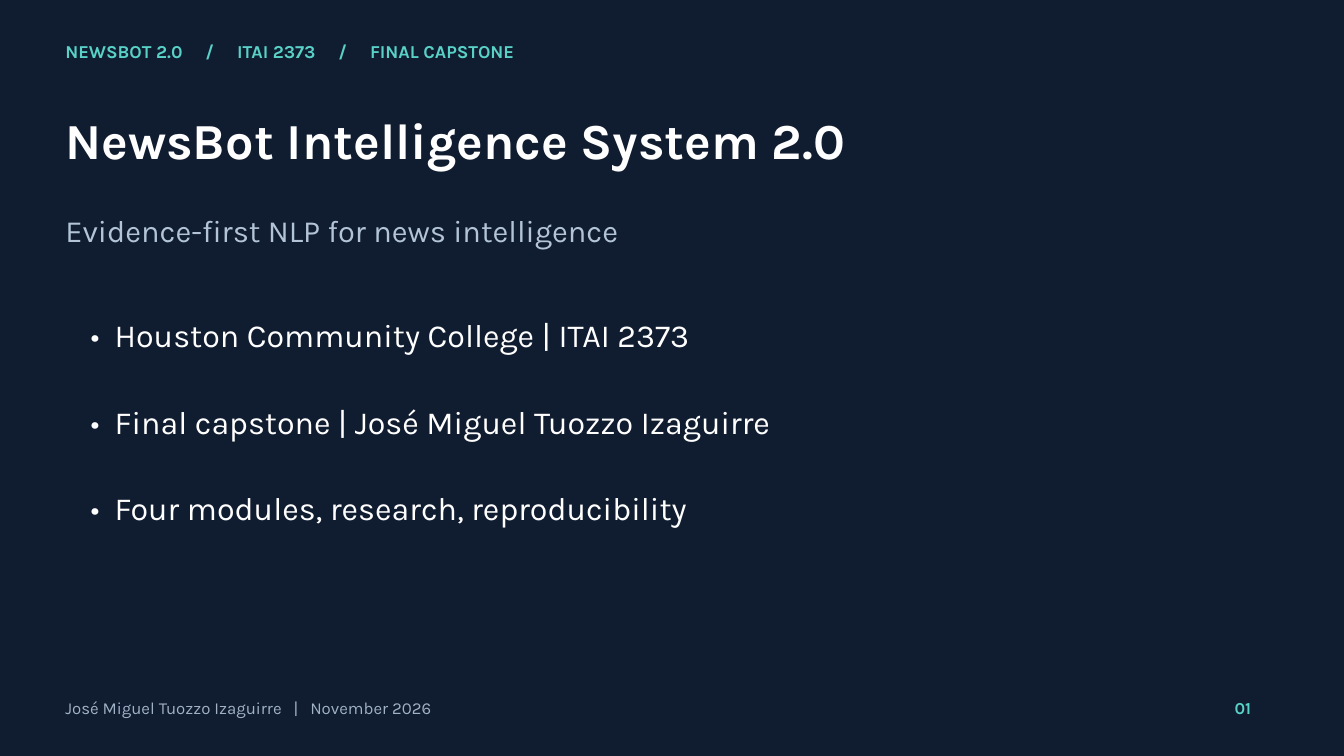
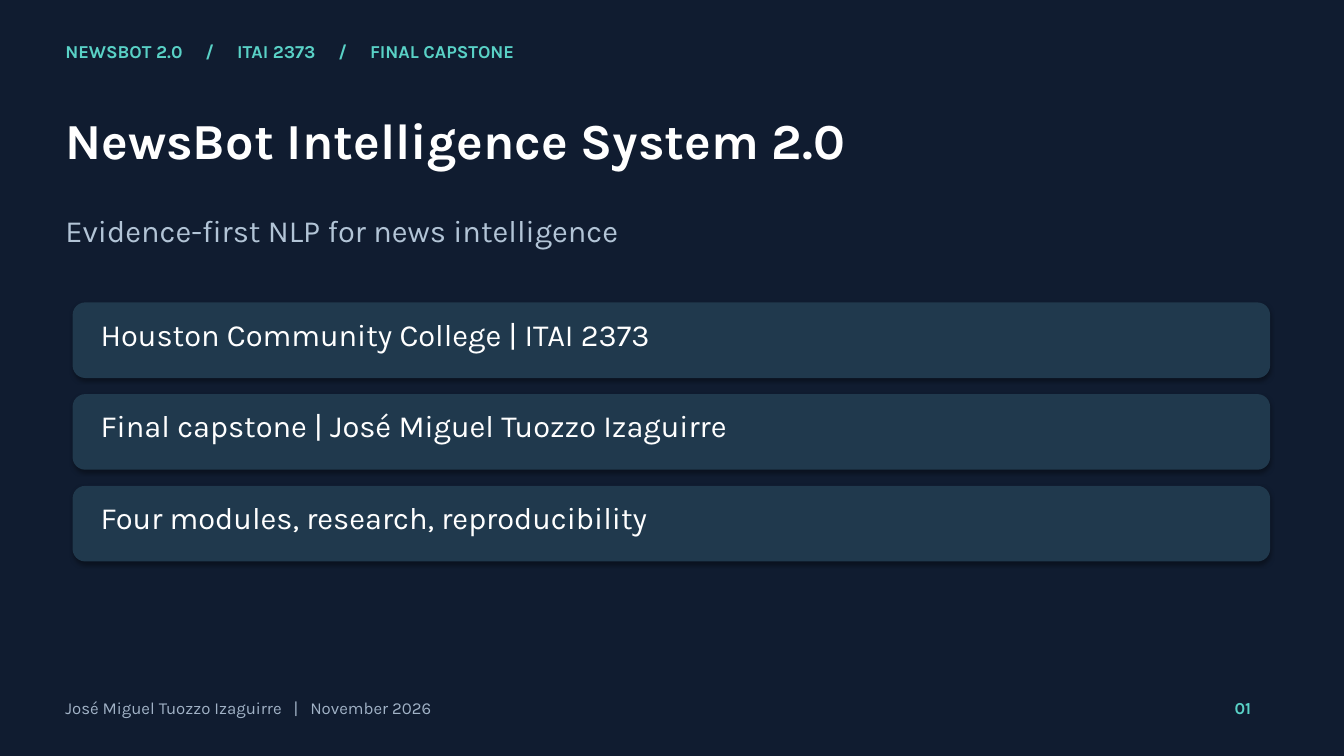
Before and after one commit to jtuozzo1616/Jose-Tuozzo-AI-Portfolio, a slide deck: slide 1 of ITAI2373-NewsBot-Final/reports/presentation.pptx. Drawn at 1344x756 pixels with LibreOffice and Linux fonts; fonts in the diff are those of the drawing. Boxes give left, top, right and bottom in pixels: in the first picture for what was removed or moved away, otherwise in the second. Text is boxed around its words. In the diff, an @@ line names an element or a change of style, - is before the commit and + after.

```diff
--- a/ITAI2373-NewsBot-Final/reports/presentation.pptx
+++ b/ITAI2373-NewsBot-Final/reports/presentation.pptx
@@ rounded rectangle added at (x1=73, y1=302, x2=1270, y2=378), fill #20394D @@
@@ text at (x1=101, y1=325, x2=650, y2=353): text changed; size 23 to 22 pt @@
-• Houston Community College | ITAI 2373
+Houston Community College | ITAI 2373
@@ rounded rectangle added at (x1=73, y1=394, x2=1270, y2=470), fill #20394D @@
@@ text at (x1=101, y1=413, x2=726, y2=445): text changed; size 23 to 22 pt @@
-• Final capstone | José Miguel Tuozzo Izaguirre
+Final capstone | José Miguel Tuozzo Izaguirre
@@ rounded rectangle added at (x1=73, y1=486, x2=1270, y2=562), fill #20394D @@
@@ text at (x1=101, y1=508, x2=647, y2=537): text changed; size 23 to 22 pt @@
-• Four modules, research, reproducibility
+Four modules, research, reproducibility
```
Also in this commit, not shown: 17 other slides changed, 33 other files.
